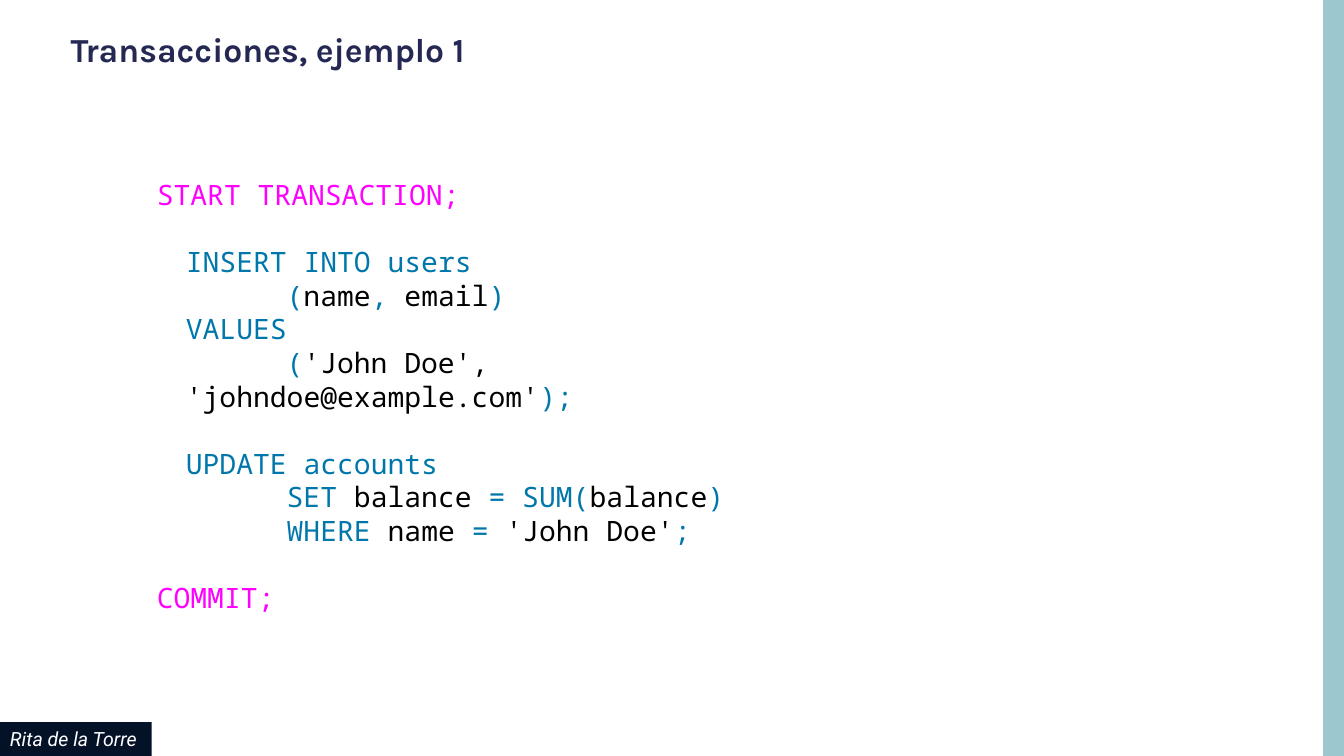
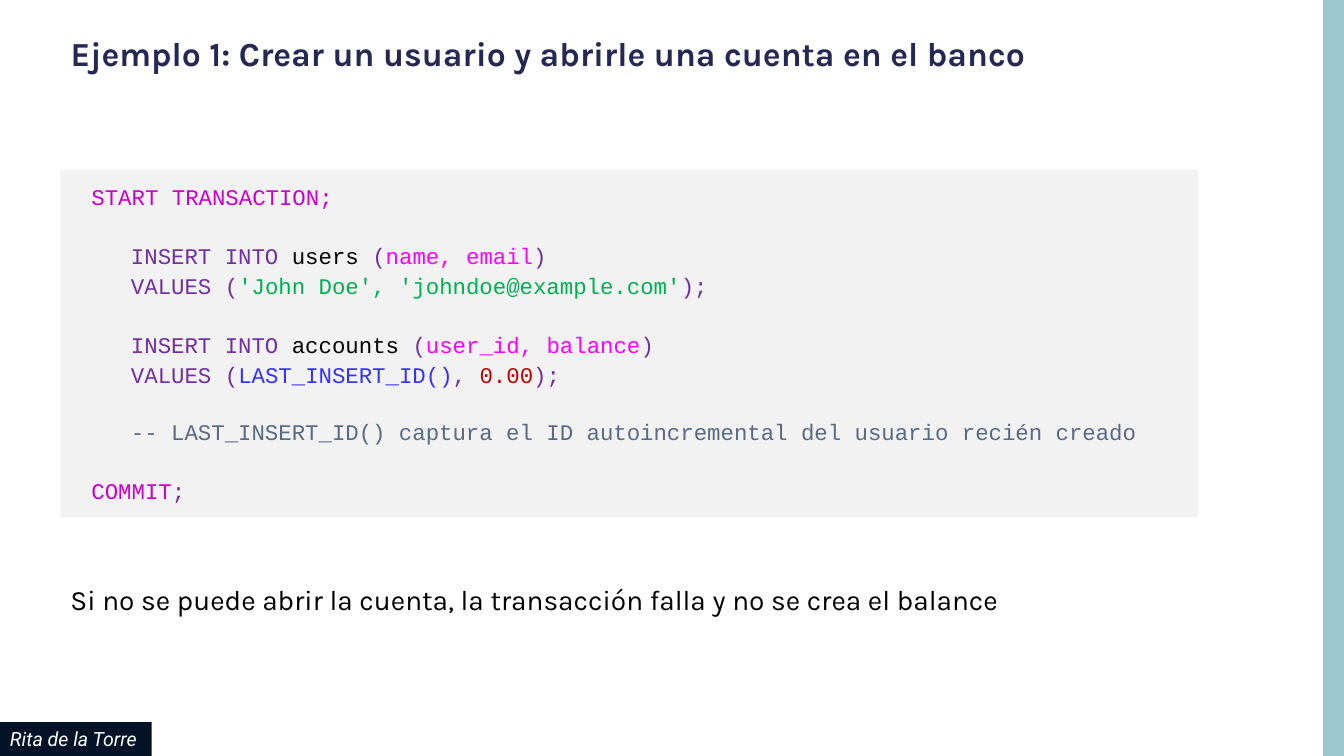
Before and after one commit to contenido-vario/MySQL, a slide deck: slide 15 of uf05/pdf/MySQL_UF05_ERRORES_TRANSACCIONES.pptx (slide 13 before the commit). Drawn at 1344x756 pixels with LibreOffice and Linux fonts; fonts in the diff are those of the drawing; background and template pictures are left out. Boxes give left, top, right and bottom in pixels: in the first picture for what was removed or moved away, otherwise in the second. Text is boxed around its words. In the diff, an @@ line names an element or a change of style, - is before the commit and + after.

```diff
--- a/uf05/pdf/MySQL_UF05_ERRORES_TRANSACCIONES.pptx
+++ b/uf05/pdf/MySQL_UF05_ERRORES_TRANSACCIONES.pptx
@@ title at box(71, 42, 1025, 75): text changed @@
-Transacciones, ejemplo 1
+Ejemplo 1: Crear un usuario y abrirle una cuenta en el banco
@@ rectangle "START TRANSACTION;": place and size @@
-rectangle "START TRANSACTION;" at box(157, 184, 724, 612)
+rectangle "START TRANSACTION;" at box(60, 169, 1199, 517)
@@ rectangle "START TRANSACTION;" at box(60, 169, 1199, 517): fill none to #F2F2F2 @@
@@ text in rectangle at box(91, 190, 333, 503): size 20 to 16 pt, font Noto Sans Mono to Courier New, text colour #FF00FF to #CC00CC in "START TRANSACTION;", "COMMIT;"; text colour #FF00FF to #7030A0 in "COMMIT;"; indent changed; more space between paragraphs @@
@@ text in rectangle at box(131, 248, 1136, 445): text changed; size 20 to 16 pt; font Noto Sans Mono to Courier New; text colour #000000 to #596A85 @@
-  INSERT INTO users
-  (name, email)
-  VALUES
-  ('John Doe', 'johndoe@example.com');
-  UPDATE accounts
-  SET balance = SUM(balance)
-  WHERE name = 'John Doe';
+  INSERT INTO users (name, email)
+  VALUES ('John Doe', 'johndoe@example.com');
+  INSERT INTO accounts (user_id, balance)
+  VALUES (LAST_INSERT_ID(), 0.00);
+  -- LAST_INSERT_ID() captura el ID autoincremental del usuario recién creado
@@ text added at box(70, 588, 998, 617), 20 pt, text #000000 @@
+Si no se puede abrir la cuenta, la transacción falla y no se crea el balance
```
Also in this commit, not shown: 12 other slides changed, 4 slides added, 1 other file.
